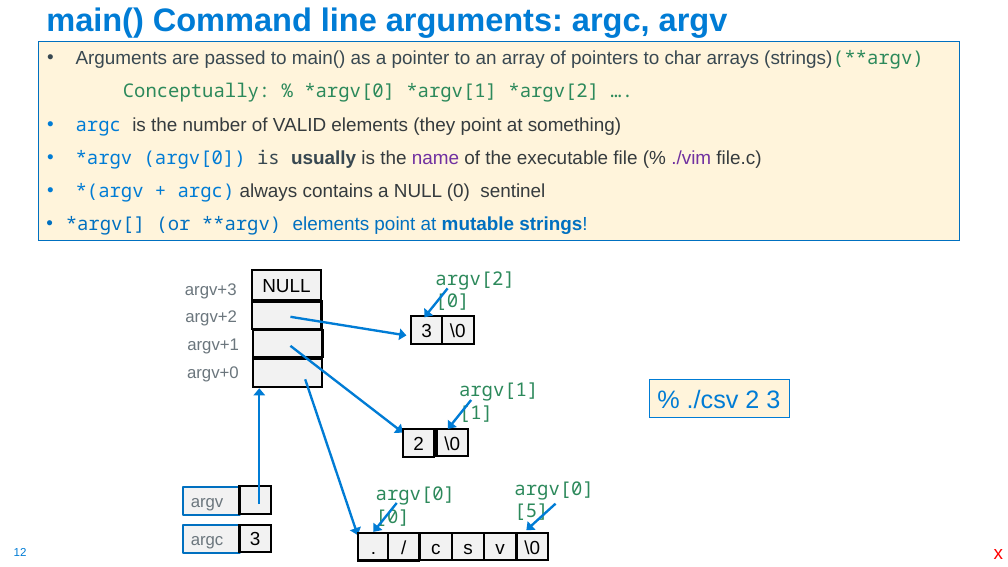
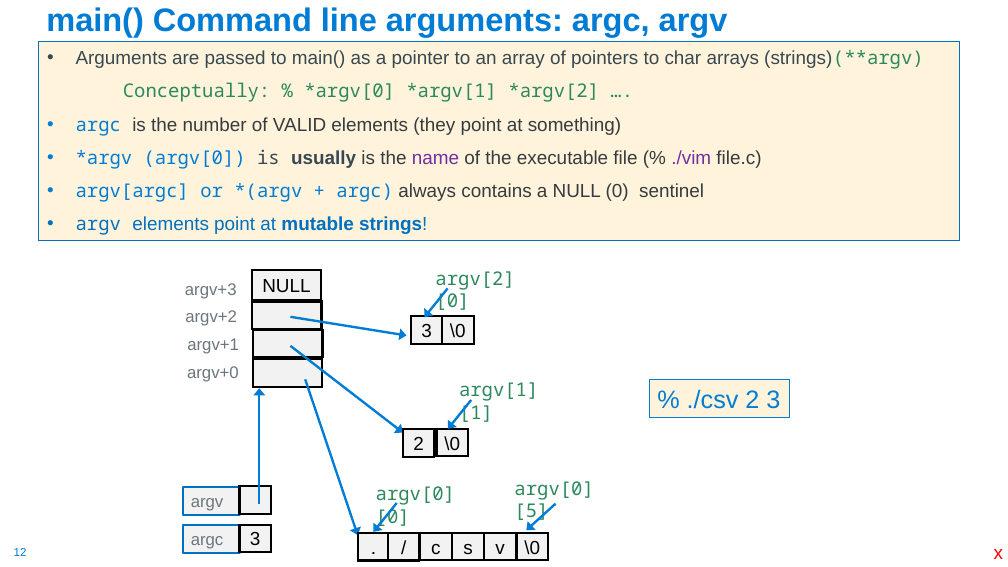
Before and after one commit to cse30-sp24/Muller-Slides, a slide deck: slide 12 of Lecture-8.pptx. Drawn at 1008x567 pixels with LibreOffice and Linux fonts; fonts in the diff are those of the drawing. Boxes give left, top, right and bottom in pixels: in the first picture for what was removed or moved away, otherwise in the second. Text is boxed around its words. In the diff, an @@ line names an element or a change of style, - is before the commit and + after.

```diff
--- a/Lecture-8.pptx
+++ b/Lecture-8.pptx
@@ text at bbox=[76, 183, 704, 235]: text changed @@
-• *(argv + argc) always contains a NULL (0) sentinel
-• *argv[] (or **argv) elements point at mutable strings!
+• argv[argc] or *(argv + argc) always contains a NULL (0) sentinel
+• argv elements point at mutable strings!
```
Also in this commit, not shown: 15 other slides changed, 1 other file.
